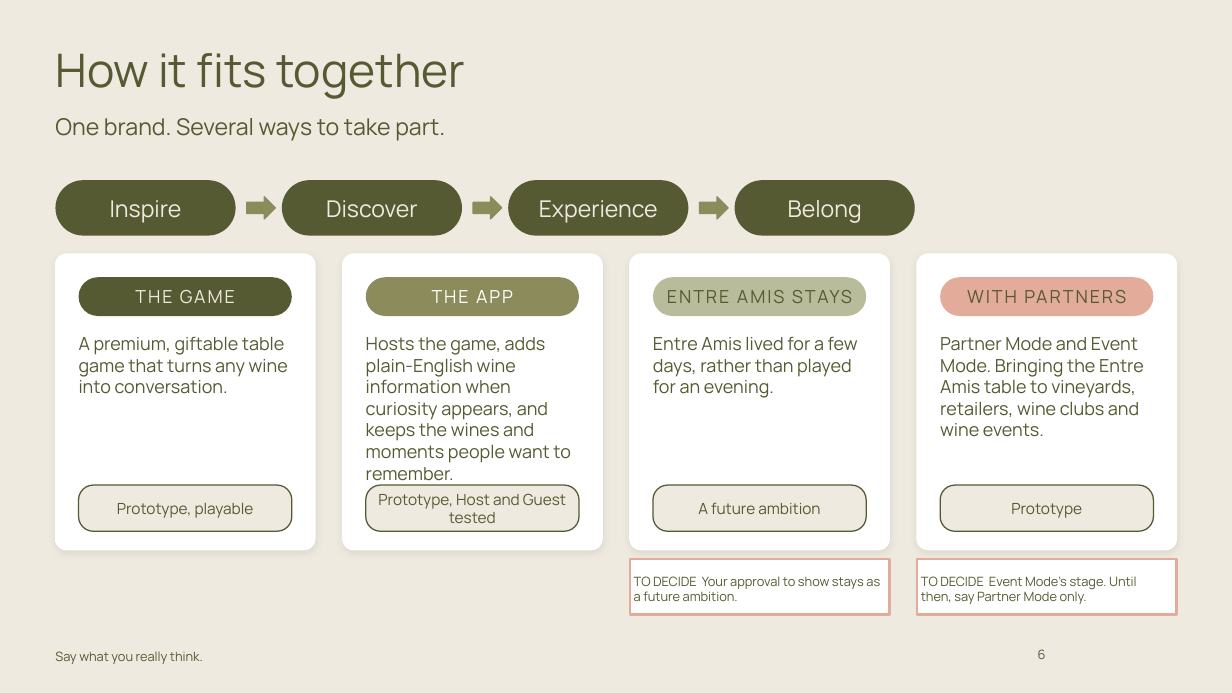
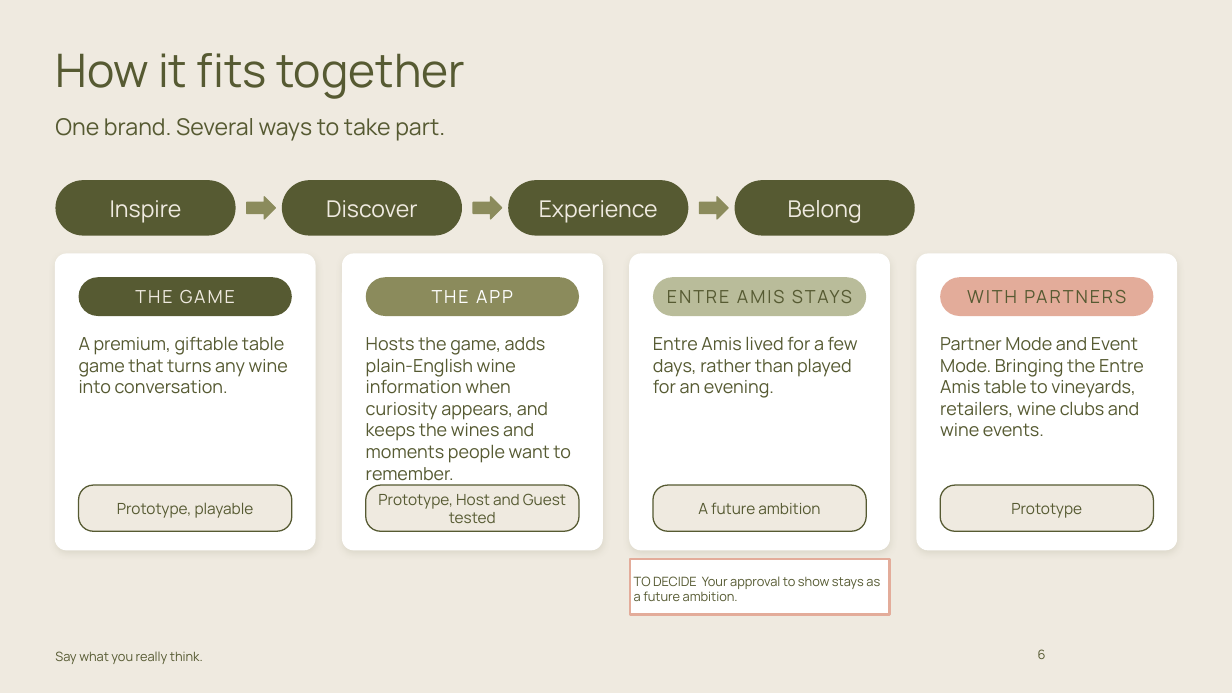
Before and after one commit to carrie147/entre-amis-brand-agent, a slide deck: slide 6 of decks/Entre Amis - core brand story - DRAFT.pptx. Drawn at 1232x693 pixels with LibreOffice and Linux fonts; fonts in the diff are those of the drawing; background and template pictures are left out. Boxes give left, top, right and bottom in pixels: in the first picture for what was removed or moved away, otherwise in the second. Text is boxed around its words. In the diff, an @@ line names an element or a change of style, - is before the commit and + after.

```diff
--- a/decks/Entre Amis - core brand story - DRAFT.pptx
+++ b/decks/Entre Amis - core brand story - DRAFT.pptx
@@ rectangle removed at [917,559,1177,615] @@
-TO DECIDE Event Mode's stage. Until then, say Partner Mode only.
```
Also in this commit, not shown: 3 other slides changed, 4 other files.
